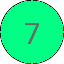
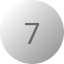
Before/after of a w=64, h=64 layered artwork. What changed in the layer stack:
painted on "Arrière-plan" over [0, 0, 64, 64]
